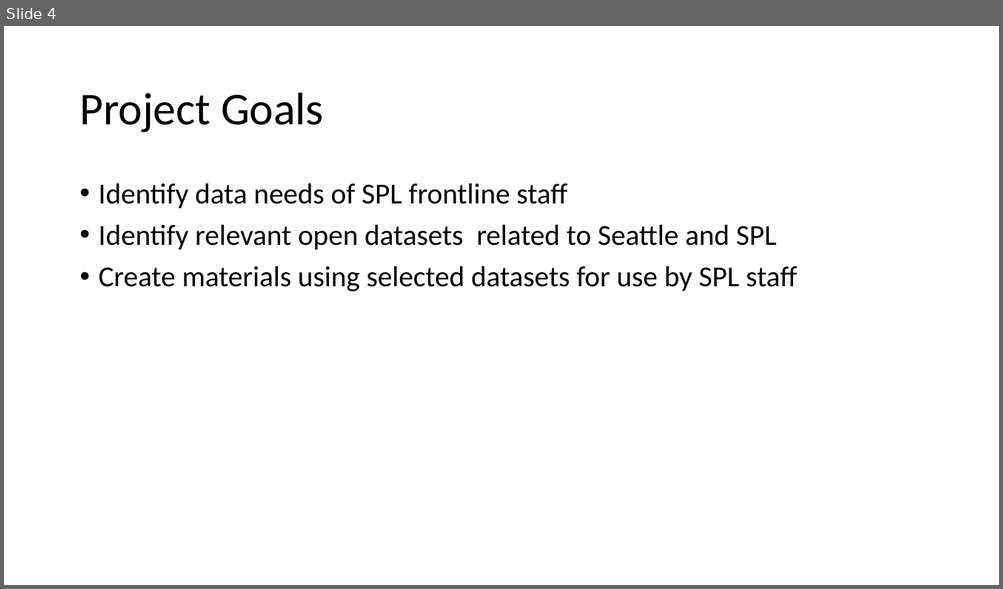
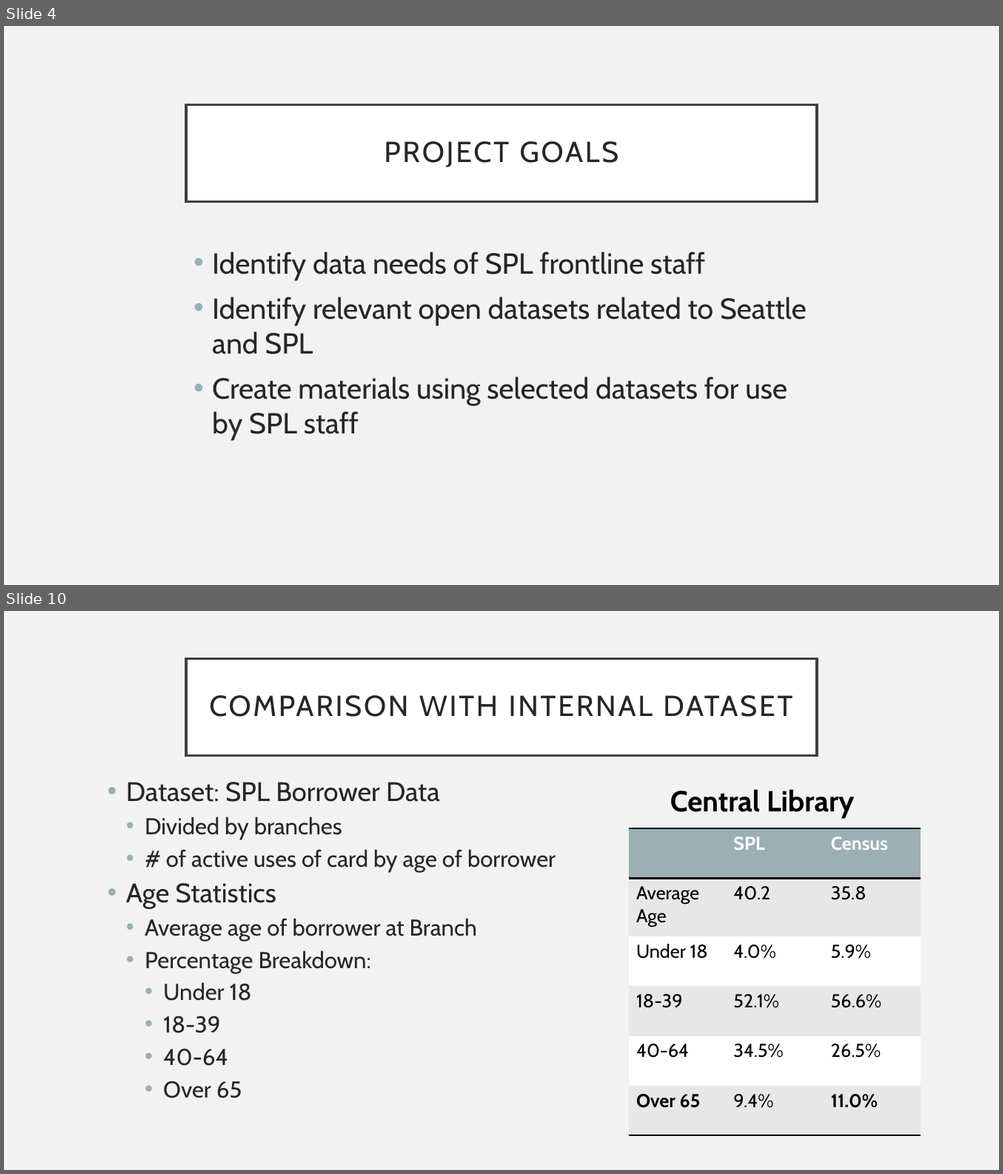
Before and after one commit to OpenDataLiteracy/SPL-KO, a slide deck: ODL_showcasepres.pptx. Shown one above the other, each under a label of ours: slide 4 before the commit, slides 4 and 10 after it; the slides between them are not shown. The pictures are 1003x589 and 1003x1174 pixels, drawn with LibreOffice and Linux fonts; fonts in the diff are those of the drawing. Boxes give left, top, right and bottom in pixels: in the first picture for what was removed or moved away, otherwise in the second. Text is boxed around its words. In the diff, an @@ line names an element or a change of style, - is before the commit and + after.

```diff
--- a/ODL_showcasepres.pptx
+++ b/ODL_showcasepres.pptx
@@ slide 10 added at [4,611,999,1170], background #F2F2F2 @@
@@ title added at [186,659,817,756], fill #FFFFFF, outline #404040 2.5 pt, 28 pt, text #262626 @@
+COMPARISON WITH INTERNAL DATASET
@@ text added at [126,782,555,1099], 22.2 pt, text #262626 @@
+• Dataset: SPL Borrower Data
+  • Divided by branches
+  • # of active uses of card by age of borrower
+• Age Statistics
+  • Average age of borrower at Branch
+  • Percentage Breakdown:
+    • Under 18
+    • 18-39
+    • 40-64
+    • Over 65
@@ text added at [670,789,854,819], 28 pt, text #000000, bold @@
+Central Library
@@ table added at [629,829,919,1136], 6 rows, 3 columns @@
+ | SPL | Census
+Average Age | 40.2 | 35.8
+Under 18 | 4.0% | 5.9%
+18-39 | 52.1% | 56.6%
+40-64 | 34.5% | 26.5%
+Over 65 | 9.4% | 11.0%
@@ slide 4 changed as well @@
@@ background #FFFFFF to #F2F2F2 @@
@@ title "PROJECT GOALS": place and size @@
-title "PROJECT GOALS" at [79,93,324,133]
+title "PROJECT GOALS" at [186,104,817,201]
@@ title "PROJECT GOALS" at [186,104,817,201]: fill none to #FFFFFF; outline none to #404040 2.5 pt @@
@@ title at [384,141,619,167]: text changed; size 44 to 28 pt; font Calibri to Cabin; text colour #000000 to #262626 @@
-Project Goals
+PROJECT GOALS
@@ text "Identify data needs of SPL ...": place and size @@
-text "Identify data needs of SPL ..." at [99,183,797,292]
+text "Identify data needs of SPL ..." at [212,252,806,441]
@@ text "Identify data needs of SPL ..." at [212,252,806,441]: font Calibri to Cabin, text colour #000000 to #262626; line spacing 0.9 to 1 @@
```
Also in this commit, not shown: 10 other slides changed, 3 other slides added, 4 slides removed.
